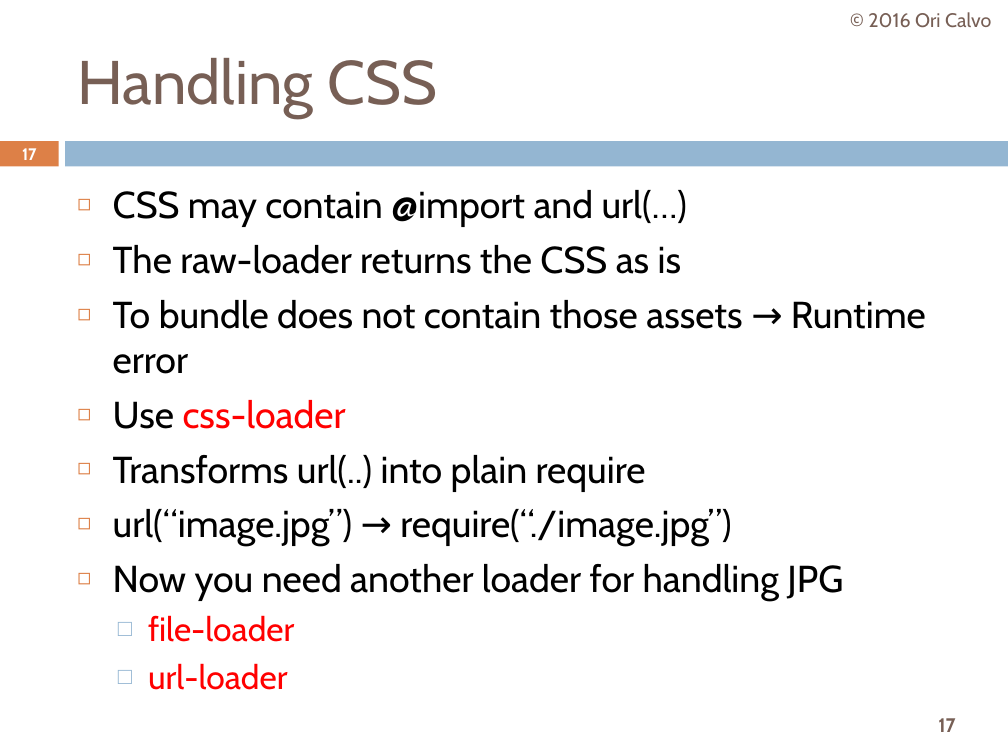
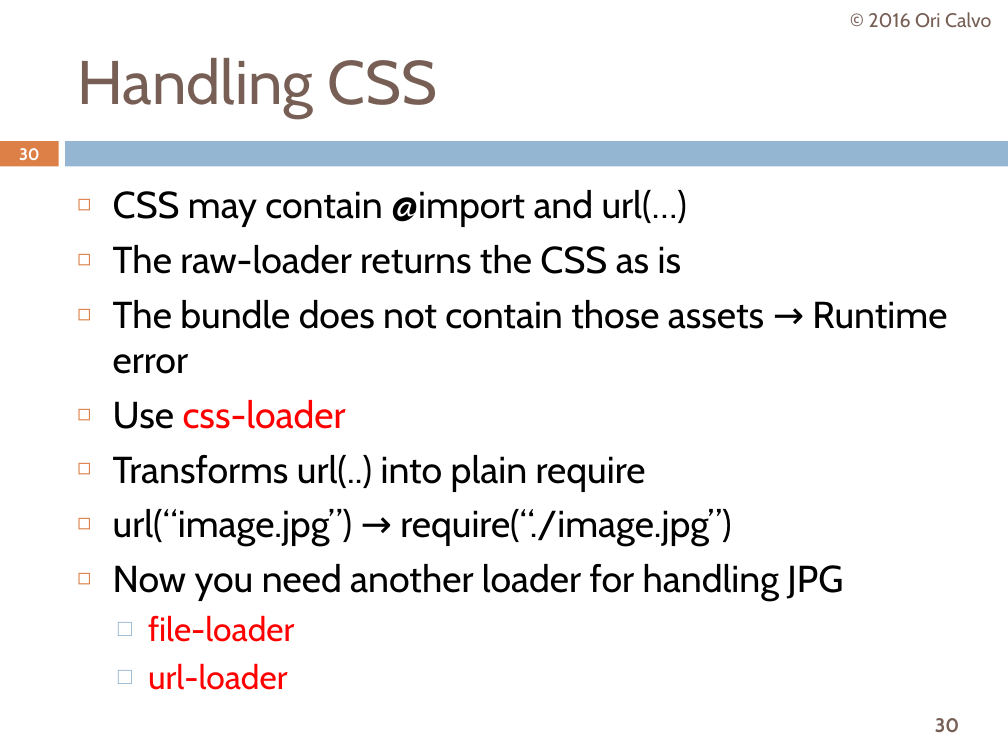
Before and after one commit to oricalvo/course-angular, a slide deck: slide 30 of PPTs/01 Build & Setup.pptx (slide 17 before the commit). Drawn at 1008x756 pixels with LibreOffice and Linux fonts; fonts in the diff are those of the drawing. Boxes give left, top, right and bottom in pixels: in the first picture for what was removed or moved away, otherwise in the second. Text is boxed around its words. In the diff, an @@ line names an element or a change of style, - is before the commit and + after.

```diff
--- a/PPTs/01 Build & Setup.pptx
+++ b/PPTs/01 Build & Setup.pptx
@@ page number at [19, 148, 40, 160]: text changed @@
-17
+30
@@ text at [113, 300, 947, 374]: text changed @@
-◻ To bundle does not contain those assets → Runtime error
+◻ The bundle does not contain those assets → Runtime error
@@ page number at [935, 718, 959, 732]: text changed @@
-17
+30
```
Also in this commit, not shown: 16 other slides changed, 4 slides added, 12 slides removed, 17 other files.
